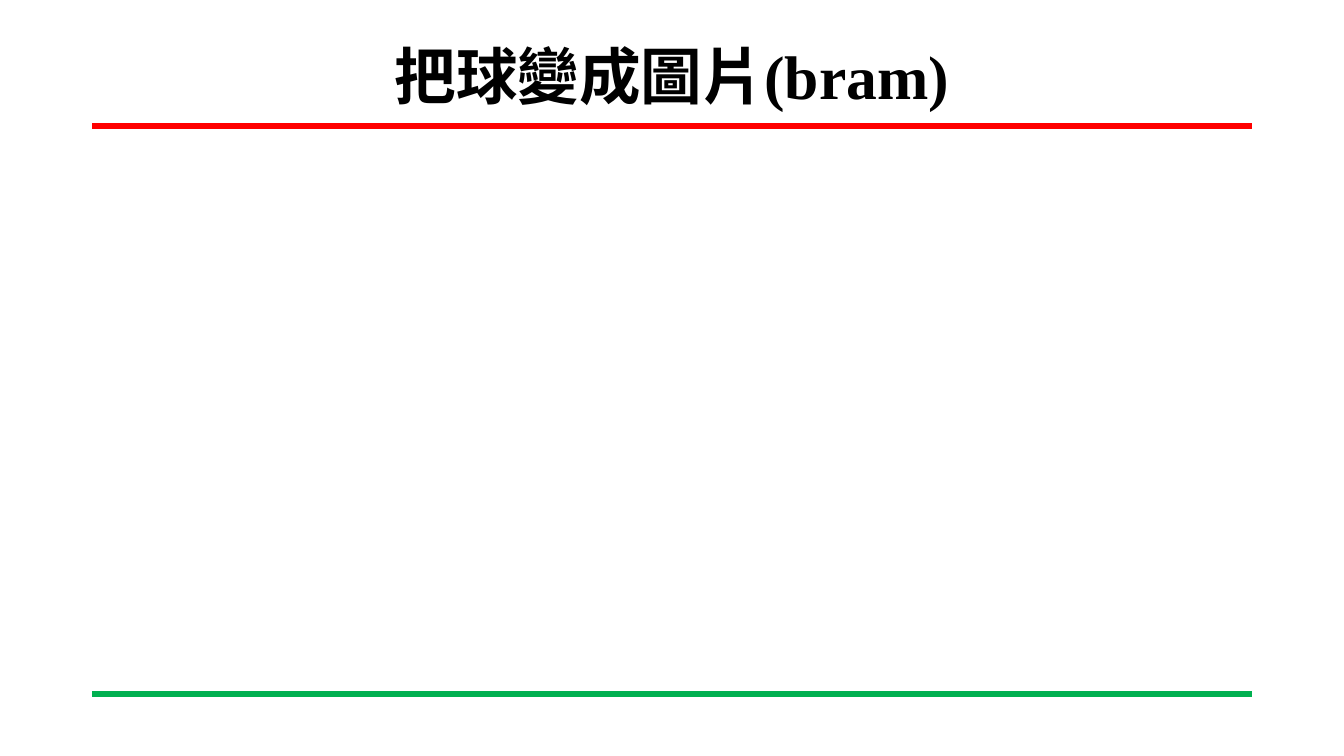
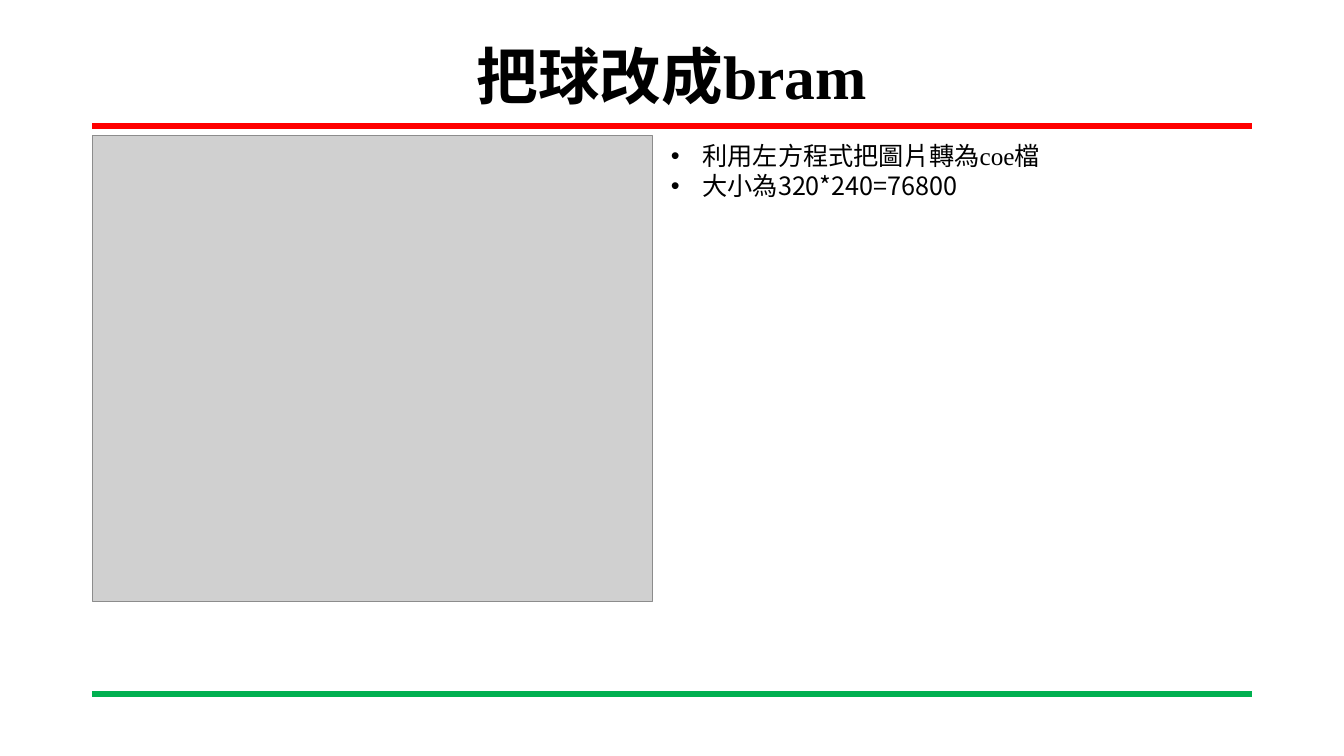
Before and after one commit to yihong92/FPGA, a slide deck: slide 7 of HW5/HW5-2 顯示乒乓球及(球改成圖片bouns)/HW5-2 顯示乒乓球(及球改成圖片bouns).pptx (slide 8 before the commit). Drawn at 1344x756 pixels with LibreOffice and Linux fonts; fonts in the diff are those of the drawing; grey boxes stand for pictures; background and template pictures are left out. Boxes give left, top, right and bottom in pixels: in the first picture for what was removed or moved away, otherwise in the second. Text is boxed around its words. In the diff, an @@ line names an element or a change of style, - is before the commit and + after.

```diff
--- a/HW5/HW5-2 顯示乒乓球及(球改成圖片bouns)/HW5-2 顯示乒乓球(及球改成圖片bouns).pptx
+++ b/HW5/HW5-2 顯示乒乓球及(球改成圖片bouns)/HW5-2 顯示乒乓球(及球改成圖片bouns).pptx
@@ title at <box>477,46,867,105</box>: text changed @@
-把球變成圖片(bram)
+把球改成bram
@@ picture added at <box>93,135,653,601</box> @@
@@ text added at <box>702,143,1039,197</box>, 18 pt, text #000000 @@
+• 利用左方程式把圖片轉為coe檔
+• 大小為320*240=76800
```
Also in this commit, not shown: 7 other slides changed, 4 slides added, 12 slides removed, 1 other file.
